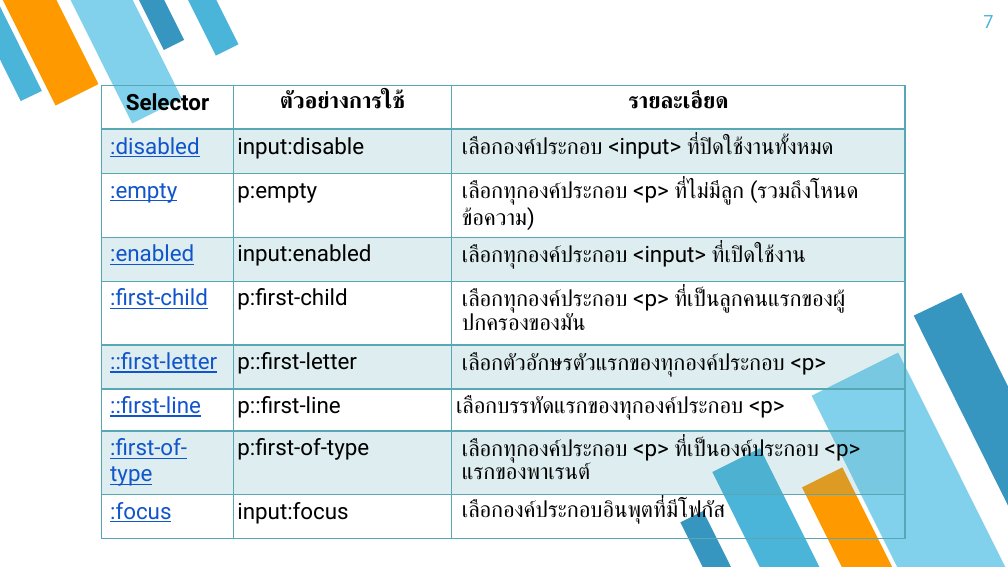
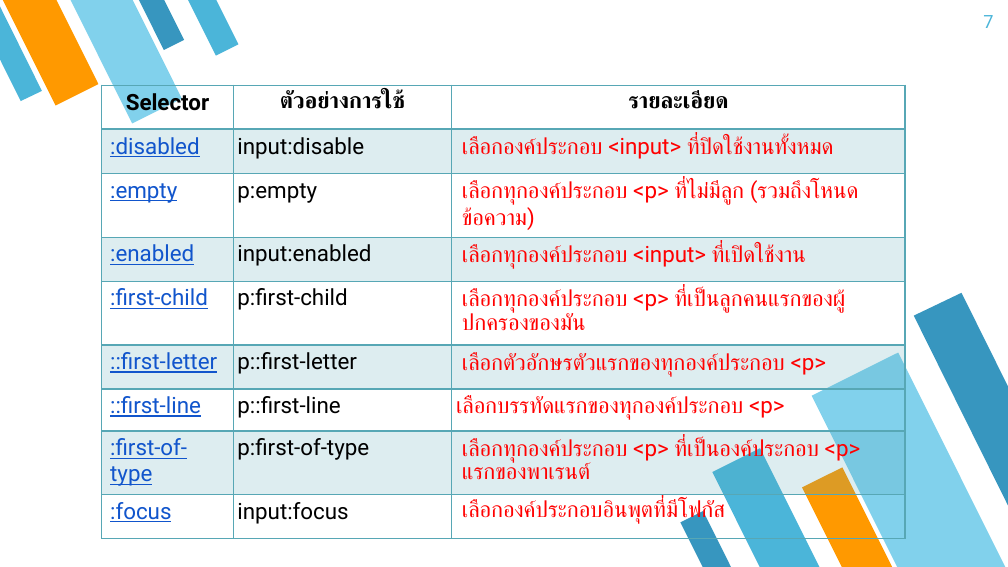
Before and after one commit to tinnakorn03/html5css3.code, a slide deck: slide 7 of file/CSS3.pptx. Drawn at 1008x567 pixels with LibreOffice and Linux fonts; fonts in the diff are those of the drawing. Boxes give left, top, right and bottom in pixels: in the first picture for what was removed or moved away, otherwise in the second. Text is boxed around its words. In the diff, an @@ line names an element or a change of style, - is before the commit and + after.

```diff
--- a/file/CSS3.pptx
+++ b/file/CSS3.pptx
@@ table at box(102, 86, 905, 529) @@
@@ text colour #000000 to #FF0000 in "เลือกองค์ประกอบ <input> ที่ปิดใช้งานทั้งหมด", "เลือกทุกองค์ประกอบ <p> ที่ไม่มีลูก (รวมถึงโหนดข้อความ)", "เลือกทุกองค์ประกอบ <input> ที่เปิดใช้งาน", "เลือกทุกองค์ประกอบ <p> ที่เป็นลูกคนแรกของผู้ปกครองของมัน" and 4 more places @@
```
Also in this commit, not shown: 11 other slides changed, 4 slides removed, 8 other files.
